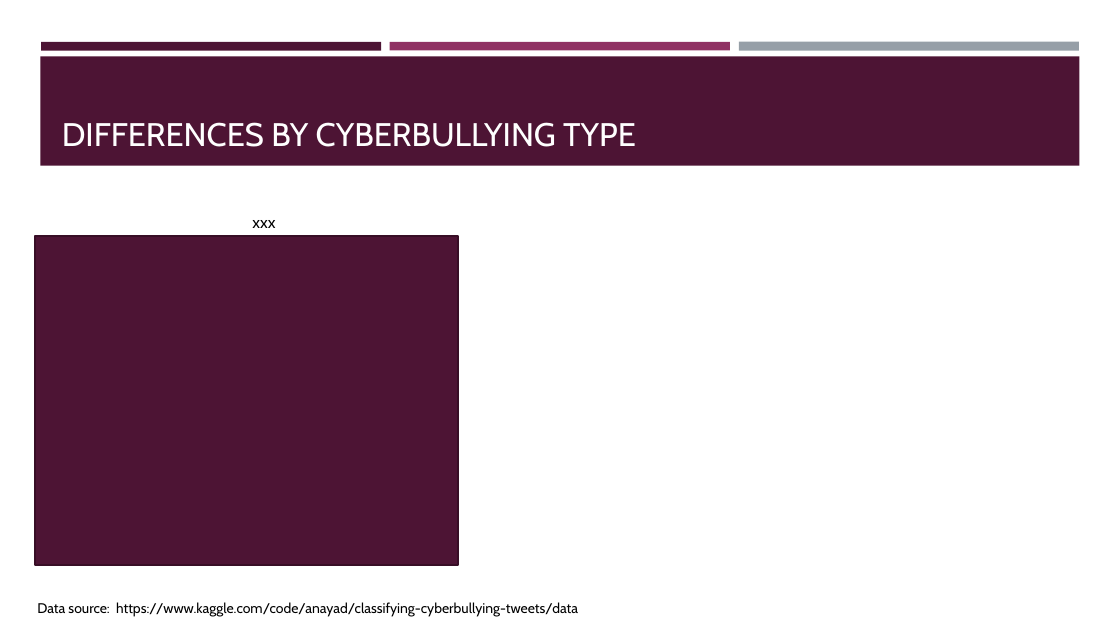
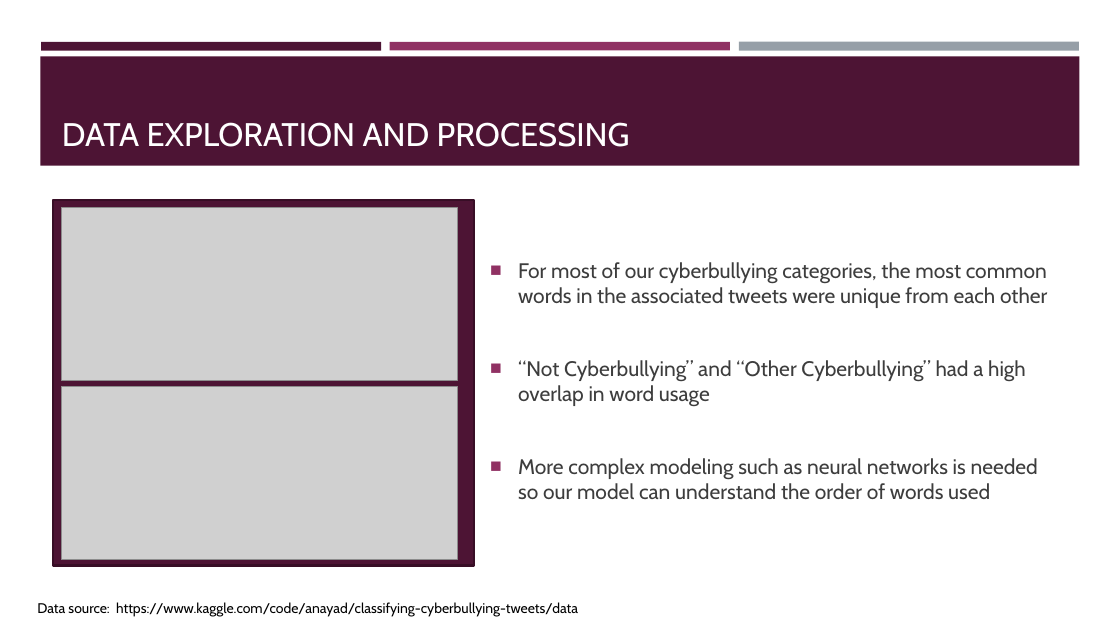
Before and after one commit to sabinabains/dsc-phase-4-project, a slide deck: slide 5 of dsc-phase-4-project-presentation 8.1.pptx. Drawn at 1120x630 pixels with LibreOffice and Linux fonts; fonts in the diff are those of the drawing; grey boxes stand for pictures. Boxes give left, top, right and bottom in pixels: in the first picture for what was removed or moved away, otherwise in the second. Text is boxed around its words. In the diff, an @@ line names an element or a change of style, - is before the commit and + after.

```diff
--- a/dsc-phase-4-project-presentation 8.1.pptx
+++ b/dsc-phase-4-project-presentation 8.1.pptx
@@ title at [62, 122, 630, 147]: text changed @@
-DIFFERENCES BY CYBERBULLYING TYPE
+DATA EXPLORATION AND PROCESSING
@@ rectangle: place and size @@
-rectangle at [35, 236, 458, 565]
+rectangle at [54, 200, 474, 565]
@@ picture added at [61, 208, 458, 381] @@
@@ text removed at [252, 220, 275, 228] @@
-xxx
@@ text added at [518, 262, 1047, 499], 18 pt, text #3D3D3D @@
+■ For most of our cyberbullying categories, the most common words in the associated tweets were unique from each other
+■ “Not Cyberbullying” and “Other Cyberbullying” had a high overlap in word usage
+■ More complex modeling such as neural networks is needed so our model can understand the order of words used
@@ picture added at [61, 386, 458, 560] @@
```
Also in this commit, not shown: 6 other slides changed, 3 other files.
